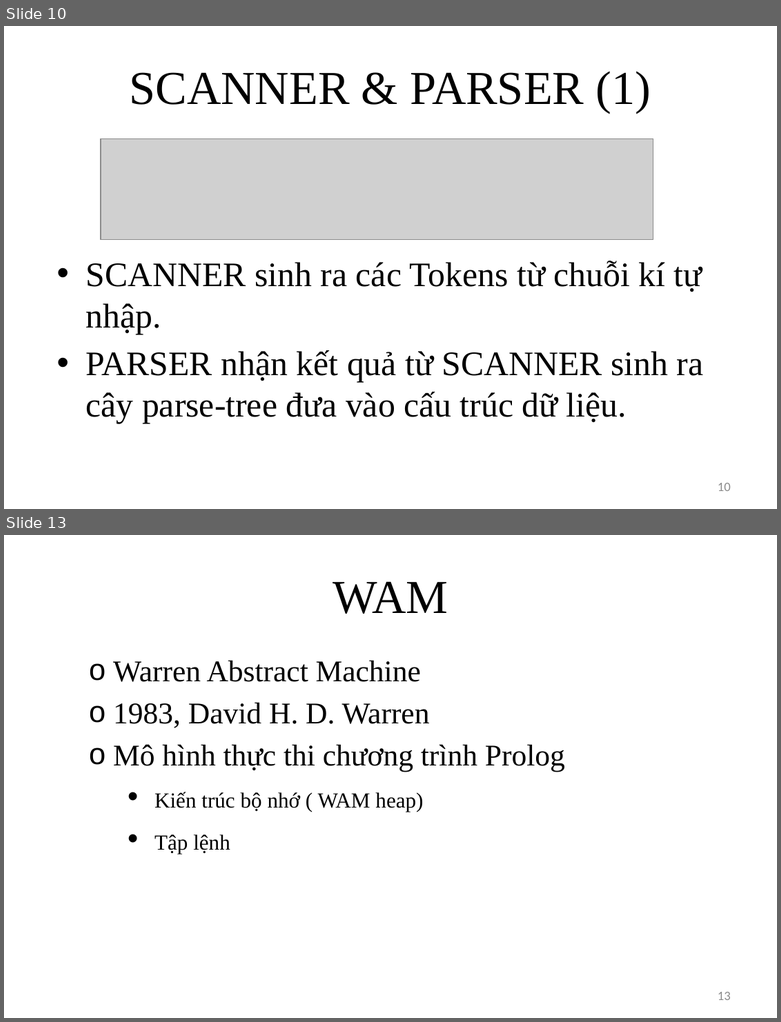
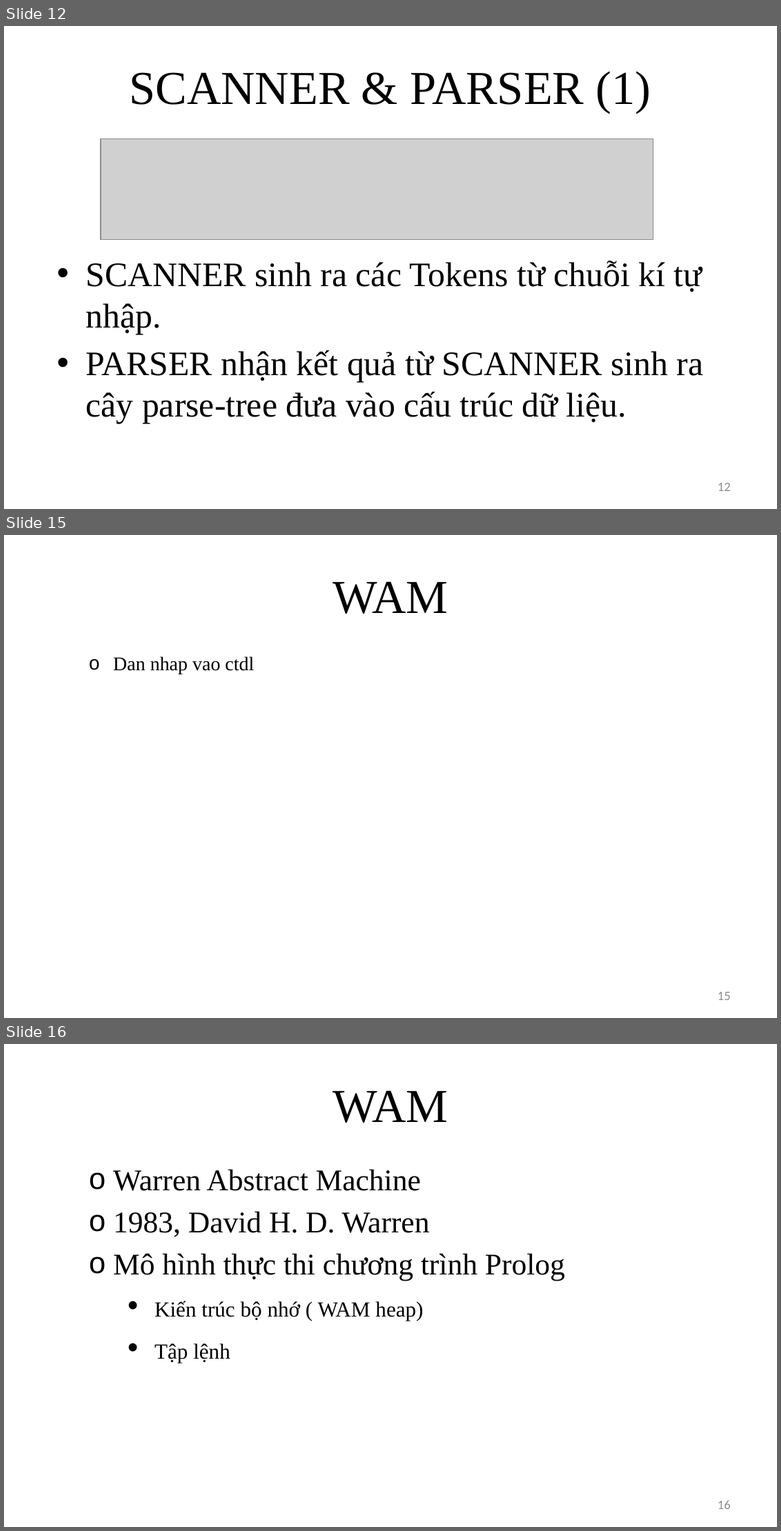
Before and after one commit to giang-rocker/logic, a slide deck: Report/SUY LUẬN TỰ NHIÊN.pptx. Shown one above the other, each under a label of ours: slides 10 and 13 before the commit, slides 12, 15 and 16 after it; the slides between them are not shown. The pictures are 781x1022 and 781x1531 pixels, drawn with LibreOffice and Linux fonts; fonts in the diff are those of the drawing; grey boxes stand for pictures. Boxes give left, top, right and bottom in pixels: in the first picture for what was removed or moved away, otherwise in the second. Text is boxed around its words. In the diff, an @@ line names an element or a change of style, - is before the commit and + after.

```diff
--- a/Report/SUY LUẬN TỰ NHIÊN.pptx
+++ b/Report/SUY LUẬN TỰ NHIÊN.pptx
@@ slide 15 added at bbox=[4, 535, 777, 1018], background #FFFFFF @@
@@ title added at bbox=[332, 581, 448, 614], 44 pt, text #000000 @@
+WAM
@@ text added at bbox=[113, 656, 254, 674], 18 pt, text #000000 @@
+  o Dan nhap vao ctdl
@@ page number added at bbox=[717, 992, 731, 1000], 12 pt, text #8C8C8C @@
+15
@@ what was slide 10 is now slide 12 @@
@@ page number at bbox=[717, 483, 731, 491]: text changed @@
-10
+12
@@ what was slide 13 is now slide 16 @@
@@ page number at bbox=[717, 1500, 731, 1509]: text changed @@
-13
+16
```
Also in this commit, not shown: 11 slides changed, 4 other slides added, 1 slide removed, 34 other files.
